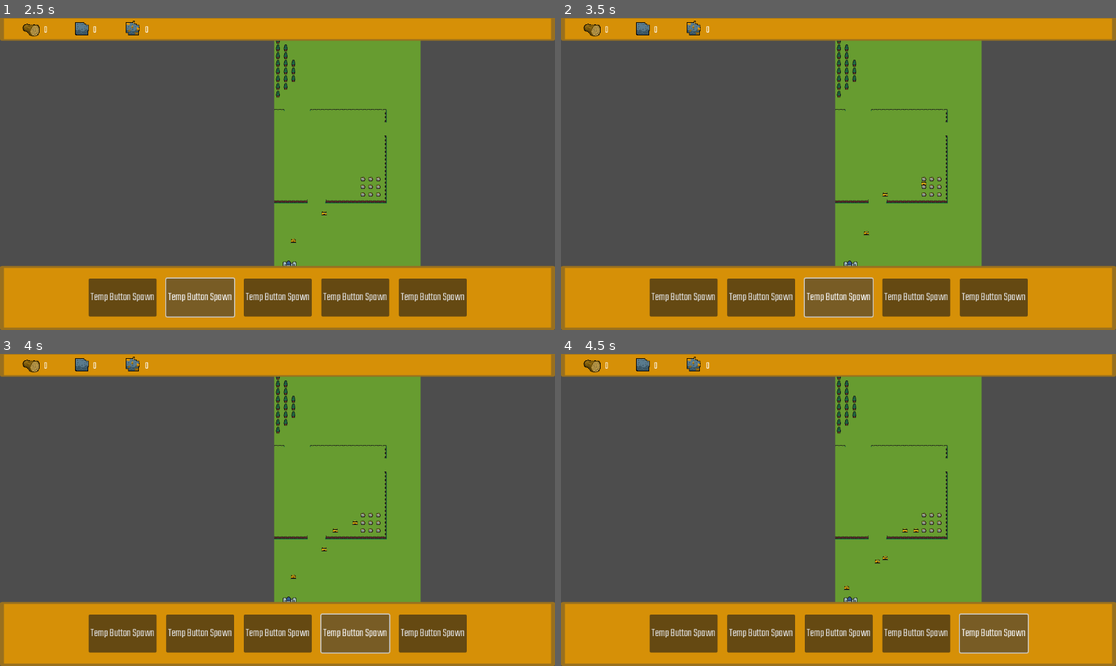
Above: before the commit, frames 1-4 (two rows, left to right).
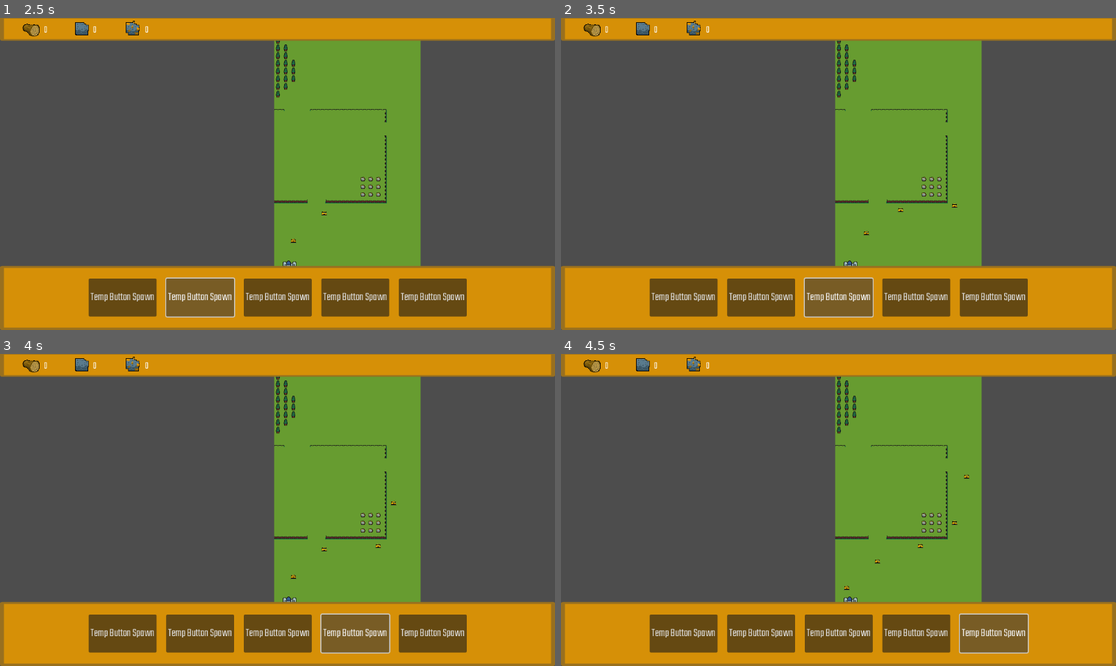
Above: after the commit, the same moments.

Repository: AndreastiUia/BachelorProject
Game: Godot game, scene res://Scenes/menu.tscn
Two runs of this game, one before a commit and one after it. Both use one fixed random seed, a clock stepped at 60 frames per second and the inputs below. The engine's default icon, where the game draws it, is replaced by a stand-in: a white triangle on a blue panel in a dark square.
Inputs:
- Up to frame 1 (2.5 s): click "Start" at 0.5 s; click "Temp Button Spawn" at 1.25 s; click "Temp Button Spawn" at 2 s
- Up to frame 2 (3.5 s): click "Temp Button Spawn" at 2.75 s
- Up to frame 3 (4 s): click "Temp Button Spawn" at 3.5 s
- Up to frame 4 (4.5 s): click "Temp Button Spawn" at 4.25 s

Frame 1 is identical in both runs. In frame 2, less than 0.1% of the frame differs, in the area x 57-72%, y 52-63%; in frame 3, less than 0.1%; in frame 4, less than 0.1%, in the area x 57-74%, y 38-67%.

Commit message:
Can now program movement, step by step

Diff:
--- a/Scripts/bot.gd
+++ b/Scripts/bot.gd
@@ -18,13 +18,9 @@
 var inventory_size: int = 100
 
 # Programming bots
-var program_array = [program_func.MOVE_TO_POS, Vector2i(185,-200), program_func.MOVE_TO_POS, Vector2i(20,-20), program_func.MOVE_UP, program_func.MOVE_UP]
+var program_array = [program_func.MOVE_TO_POS, Vector2i(18,-20), program_func.MOVE_TO_POS, Vector2i(10,-20), program_func.MOVE_UP, program_func.MOVE_UP]
 enum program_func {MOVE_LEFT, MOVE_RIGHT, MOVE_UP, MOVE_DOWN, MOVE_TO_POS, LOOP_START, LOOP_BREAK, LOOP_END, IF, IF_NOT, IF_END, SEARCH, GATHER_RESOURCE}
 
-# TESTING: Test variables. These are to be revomed after testing
-var gold_position = Vector2(185,-200)
-var base_position = Vector2(20,-20)
-var depleted = false
 
 func _ready():
 	# Setup pathfinding
@@ -63,13 +59,6 @@
 		if resource_count <= 0 && !tile_data.get_custom_data("base"):
 			tile_map.set_cell(1, tile_map.local_to_map(global_position), -1)
 
-			# TESTING Go home when tile is depleted.
-			var path: Array[Vector2i]
-			path = astar_grid.get_id_path(
-				tile_map.local_to_map(global_position),
-				tile_map.local_to_map(base_position)
-			).slice(1)
-			current_id_path = path
 
 		# Gather resource if inventory is less than inventory_size
 		if resource_count > 0:
@@ -122,41 +111,34 @@
 		if current_id_path.is_empty():
 			idle = true
 
-func move_direction(direction: Vector2):
+func calc_path_direction(direction: Vector2):
 	var current_tile: Vector2i = tile_map.local_to_map(global_position)
 	var target_tile: Vector2i = Vector2i(
 		current_tile.x + direction.x,
 		current_tile.y + direction.y
 	)
 
-	var tile_data: TileData = tile_map.get_cell_tile_data(0, target_tile)
-
-	if tile_data.get_custom_data("walkable") == false:
-		return
-	var target_position = tile_map.map_to_local(target_tile)
-	global_position = global_position.move_toward(target_position, SPEED)
-
-	if global_position == target_position:
-		idle = true
+	return target_tile
 
 func calc_path(target_position: Vector2i):
 	var path = astar_grid.get_id_path(
 		tile_map.local_to_map(global_position),
-		tile_map.local_to_map(target_position)
+		target_position
 	).slice(1)
+	print(target_position)
 	current_id_path = path
 
 func program_bot(function: Array):
 	if !idle:
 		return
 	if function.front() == program_func.MOVE_UP:
-		move_direction(Vector2i.UP)
+		calc_path(calc_path_direction(Vector2i.UP))
 	if function.front() == program_func.MOVE_DOWN:
-		move_direction(Vector2i.DOWN)
+		calc_path(calc_path_direction(Vector2i.DOWN))
 	if function.front() == program_func.MOVE_LEFT:
-		move_direction(Vector2i.LEFT)
+		calc_path(calc_path_direction(Vector2i.LEFT))
 	if function.front() == program_func.MOVE_RIGHT:
-		move_direction(Vector2i.RIGHT)
+		calc_path(calc_path_direction(Vector2i.RIGHT))
 	if function.front() == program_func.MOVE_TO_POS:
 		calc_path(program_array[1])
 		function.pop_front()
